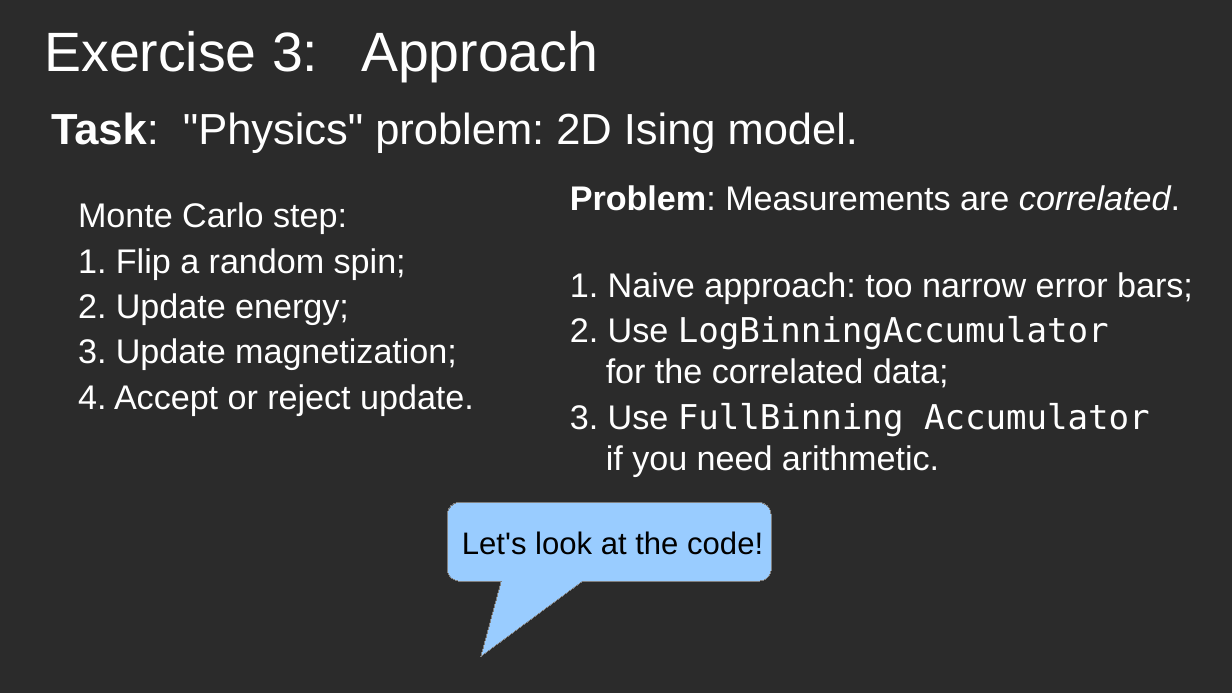
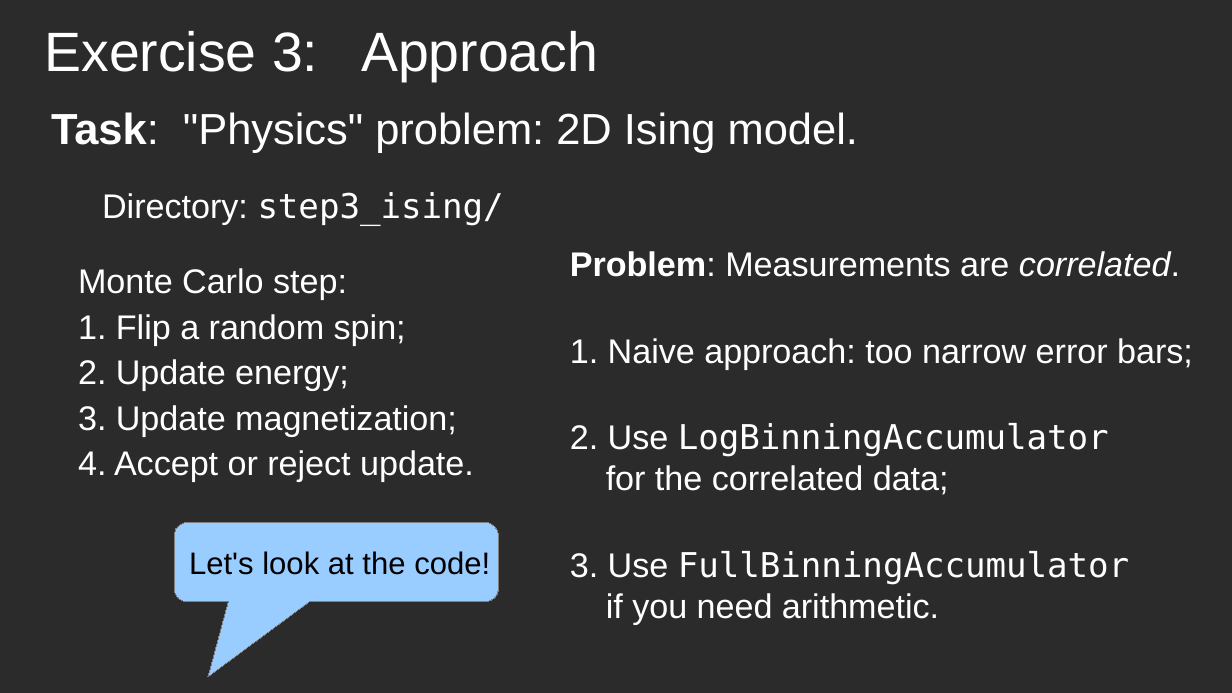
Before and after one commit to ALPSCore/Tutorial2, a slide deck: slide 17 of talk/overview.odp. Drawn at 1232x693 pixels with LibreOffice and Linux fonts; fonts in the diff are those of the drawing; background and template pictures are left out; a plain dark background stands for a picture behind light text. Boxes give left, top, right and bottom in pixels: in the first picture for what was removed or moved away, otherwise in the second. Text is boxed around its words. In the diff, an @@ line names an element or a change of style, - is before the commit and + after.

```diff
--- a/talk/overview.odp
+++ b/talk/overview.odp
@@ text added at (102, 192, 504, 226), 22 pt, text #FFFFFF @@
+Directory: step3_ising/
@@ text "Problem: Measurements are correlated.": place and size @@
-text "Problem: Measurements are correlated." at (570, 185, 1193, 476)
+text "Problem: Measurements are correlated." at (570, 251, 1193, 624)
@@ text "Monte Carlo step:": place and size @@
-text "Monte Carlo step:" at (78, 202, 474, 416)
+text "Monte Carlo step:" at (78, 268, 474, 482)
@@ rounded speech box "Let's look at the code!": place and size @@
-rounded speech box "Let's look at the code!" at (447, 502, 771, 581)
+rounded speech box "Let's look at the code!" at (174, 522, 499, 601)
@@ text at (606, 551, 1129, 624): spaces changed @@
-3. Use FullBinning Accumulator
-   if you need arithmetic.
+3. Use FullBinningAccumulator
+   if you need arithmetic.
```
Also in this commit, not shown: 10 other slides changed, 1 slide added, 1 other file.
